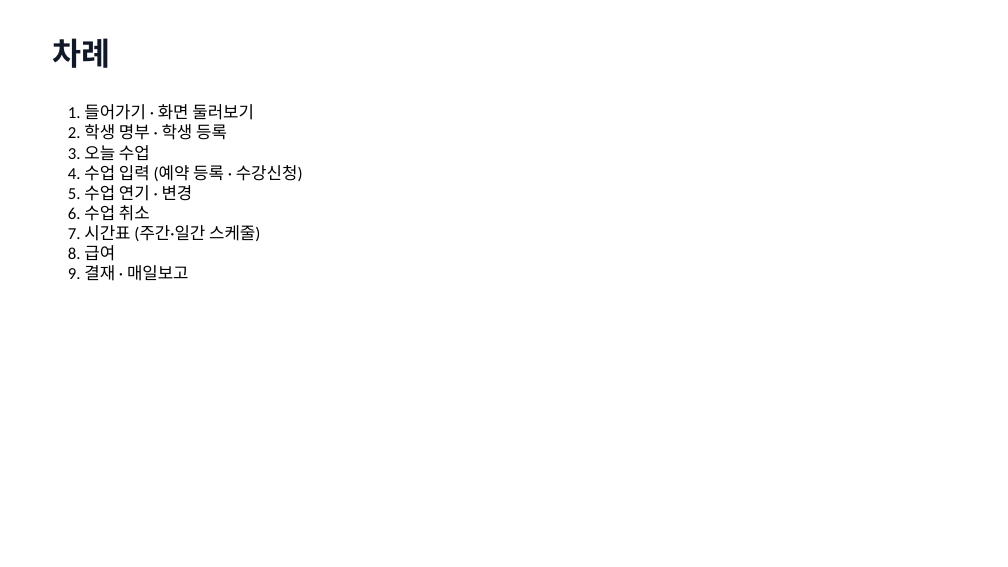
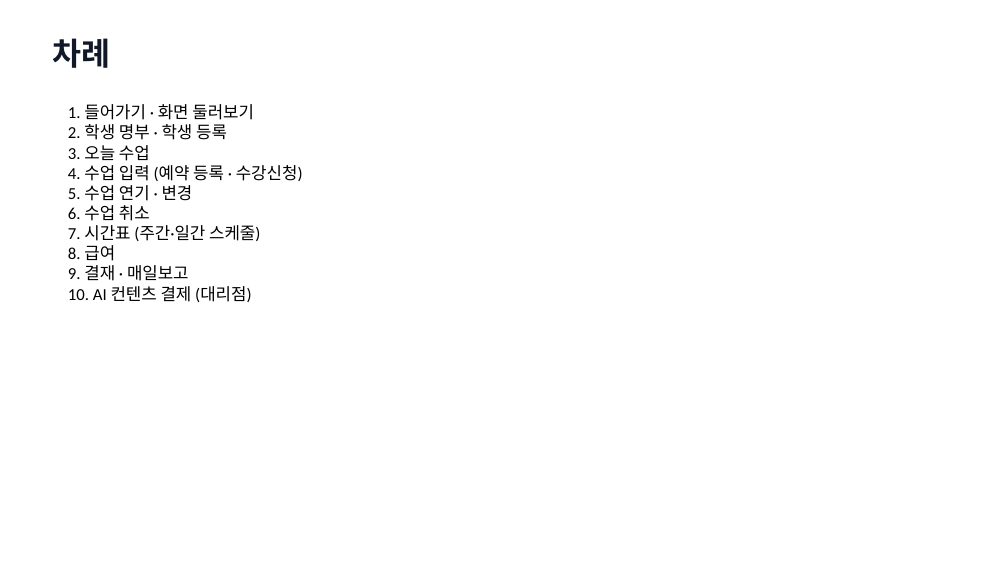
Before and after one commit to navy111p-sudo/mangoiweb, a slide deck: slide 2 of cloudflare-deploy/public/library/admin/admin-kr.pptx. Drawn at 1008x567 pixels with LibreOffice and Linux fonts; fonts in the diff are those of the drawing. Boxes give left, top, right and bottom in pixels: in the first picture for what was removed or moved away, otherwise in the second. Text is boxed around its words. In the diff, an @@ line names an element or a change of style, - is before the commit and + after.

```diff
--- a/cloudflare-deploy/public/library/admin/admin-kr.pptx
+++ b/cloudflare-deploy/public/library/admin/admin-kr.pptx
@@ text at bbox=[68, 286, 251, 302]: paragraph added @@
+10. AI 컨텐츠 결제 (대리점)
```
Also in this commit, not shown: 2 other slides changed, 7 slides added, 21 other files.
